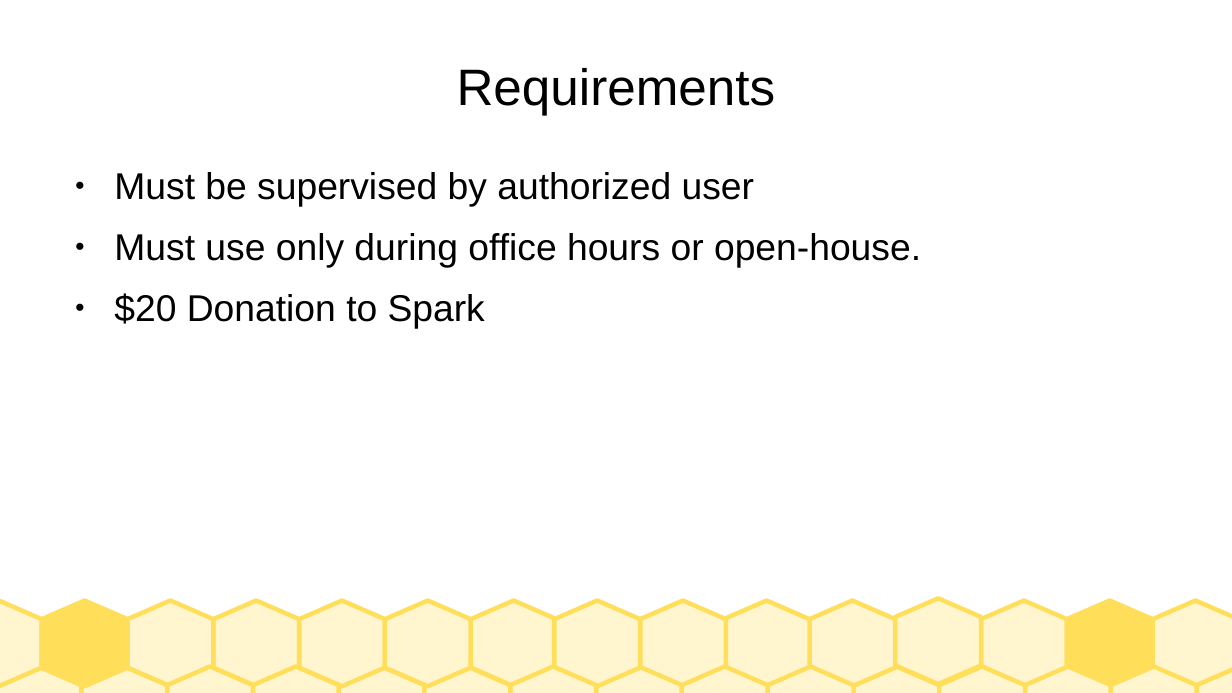
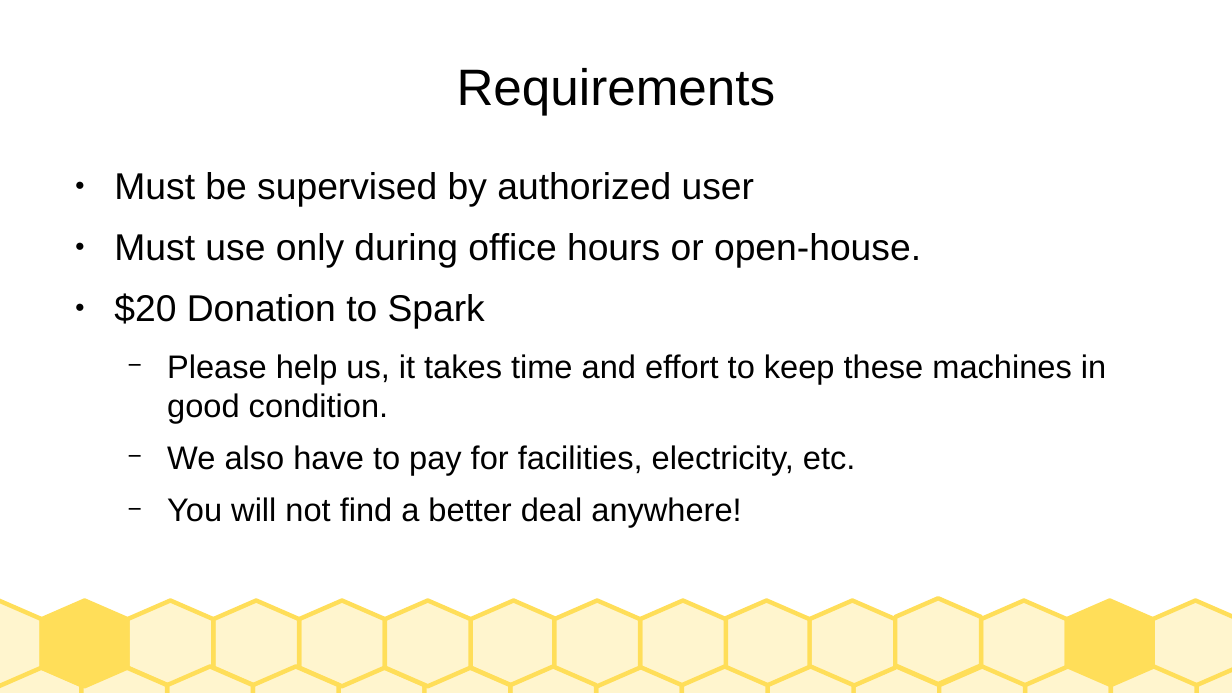
Before and after one commit to jarney/SparkStudioSalem-IndustrialLaserCutters, a slide deck: slide 3 of Training-GeneralPublic.odp. Drawn at 1232x693 pixels with LibreOffice and Linux fonts; fonts in the diff are those of the drawing. Boxes give left, top, right and bottom in pixels: in the first picture for what was removed or moved away, otherwise in the second. Text is boxed around its words. In the diff, an @@ line names an element or a change of style, - is before the commit and + after.

```diff
--- a/Training-GeneralPublic.odp
+++ b/Training-GeneralPublic.odp
@@ text at (167,354,1106,527): paragraphs added @@
+  − Please help us, it takes time and effort to keep these machines in good condition.
+  − We also have to pay for facilities, electricity, etc.
+  − You will not find a better deal anywhere!
```
Also in this commit, not shown: 2 other slides changed, 6 slides added, 1 other file.
